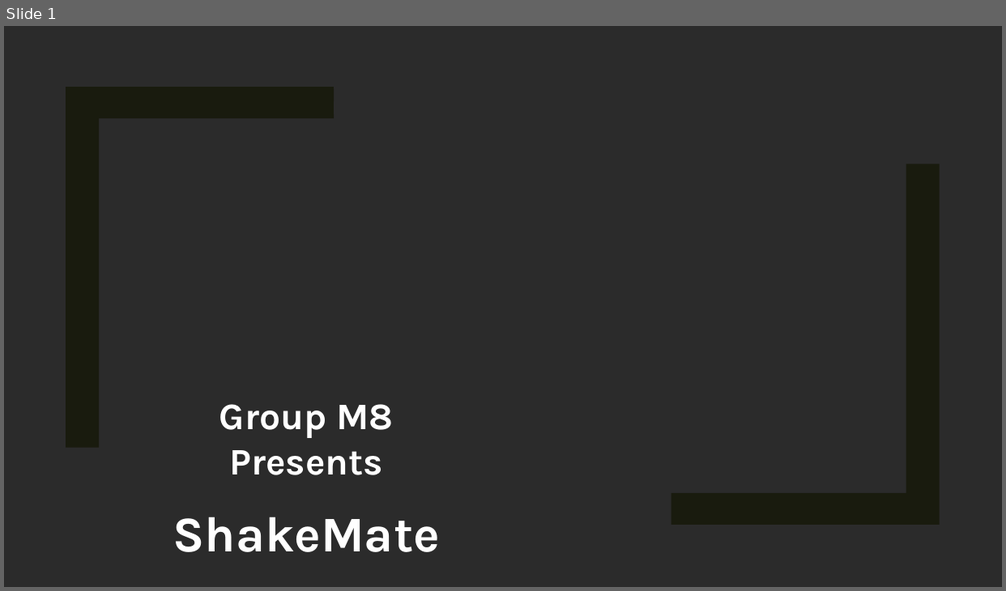
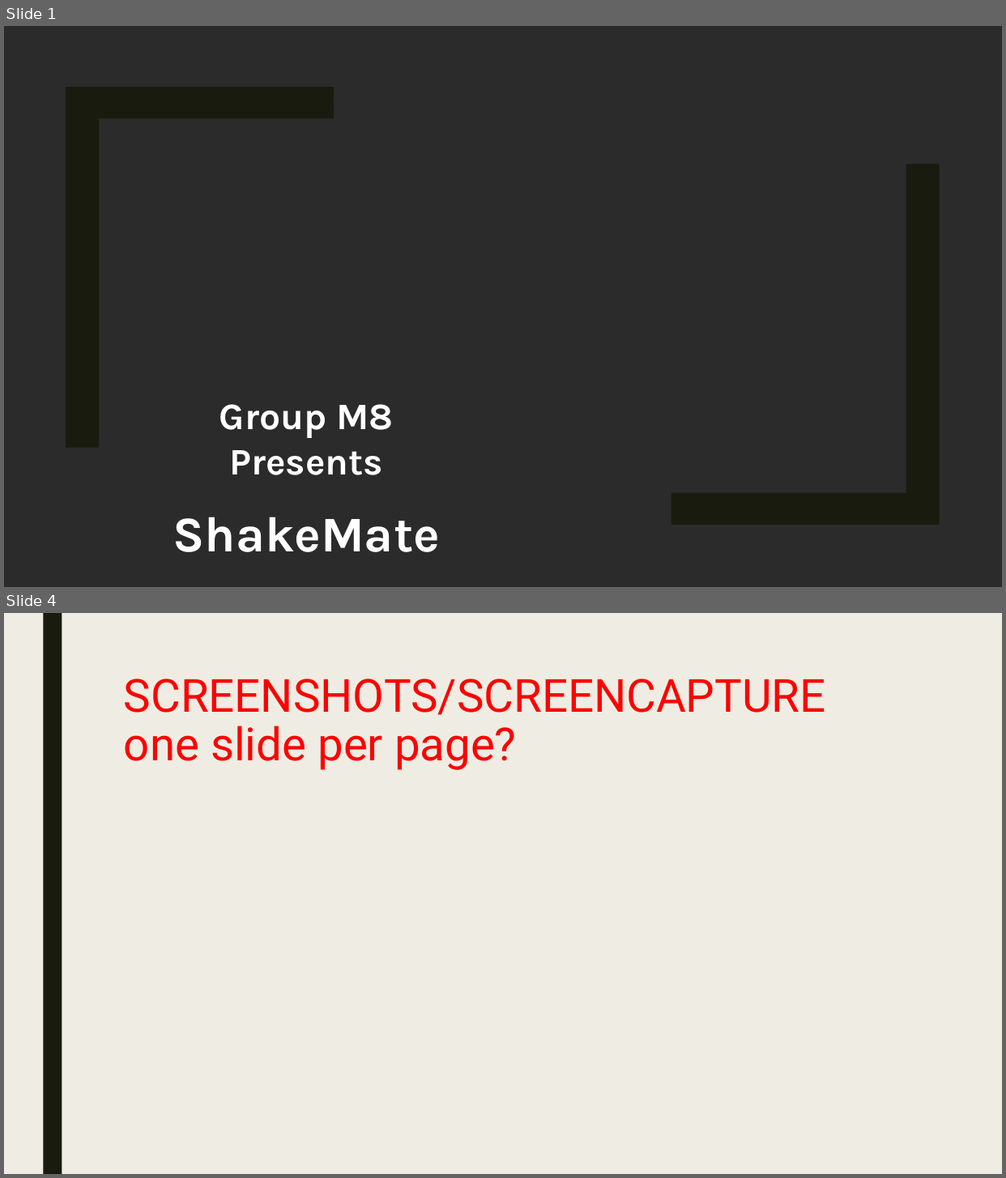
Before and after one commit to thomastianyuhe/Shakemate, a slide deck: Presentation.pptx. Shown one above the other, each under a label of ours: slide 1 before the commit, slides 1 and 4 after it; the slides between them are not shown. The pictures are 1006x591 and 1006x1178 pixels, drawn with LibreOffice and Linux fonts; fonts in the diff are those of the drawing; background and template pictures are left out; a plain dark background stands for a picture behind light text. Boxes give left, top, right and bottom in pixels: in the first picture for what was removed or moved away, otherwise in the second. Text is boxed around its words. In the diff, an @@ line names an element or a change of style, - is before the commit and + after.

```diff
--- a/Presentation.pptx
+++ b/Presentation.pptx
@@ slide 4 added at bbox=[4, 613, 1002, 1174], background #EFEDE3 @@
@@ rectangle added at bbox=[43, 613, 62, 1174], fill #191B0E @@
@@ title added at bbox=[124, 679, 826, 770], 44 pt, text #FF0000 @@
+SCREENSHOTS/SCREENCAPTURE one slide per page?
```
Also in this commit, not shown: 3 slides changed, 1 other slide added, 2 slides removed, 3 other files.
